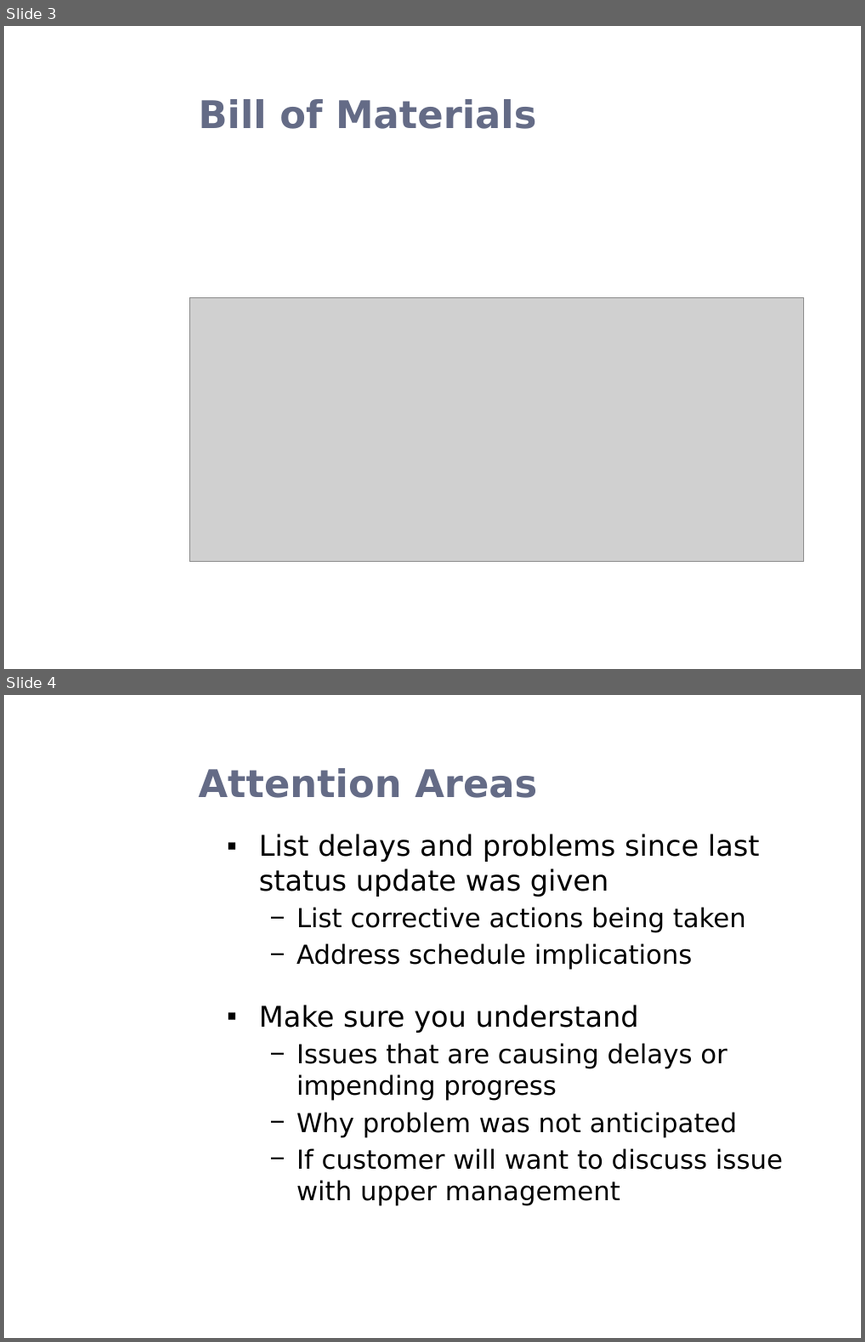
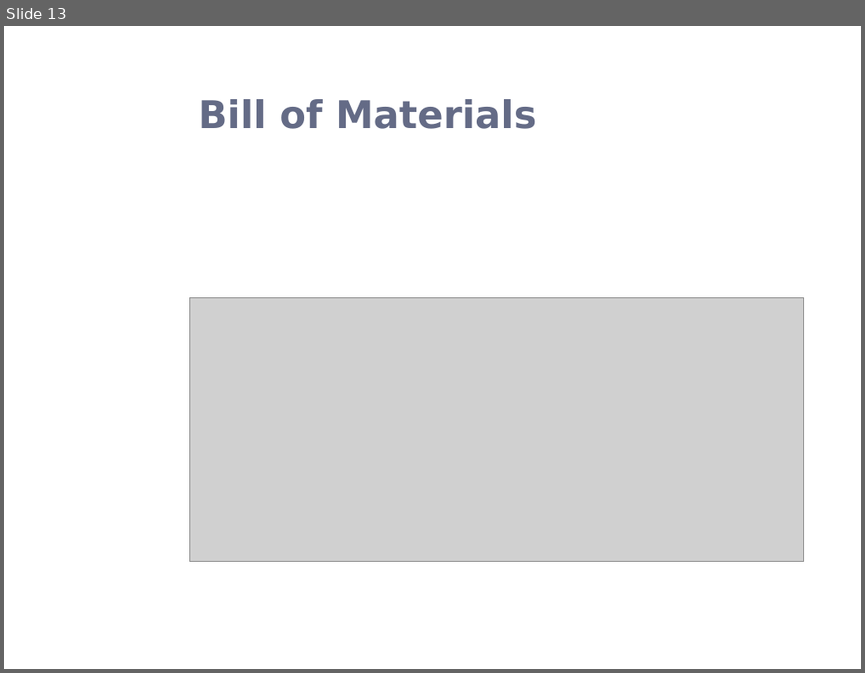
Before and after one commit to esayers/capstone-schwarz, a slide deck: Documentation/Project Update.pptx. Shown one above the other, each under a label of ours: slides 3 and 4 before the commit, slide 13 after it. The pictures are 865x1342 and 865x673 pixels, drawn with LibreOffice and Linux fonts; fonts in the diff are those of the drawing; grey boxes stand for pictures; background and template pictures are left out. Boxes give left, top, right and bottom in pixels: in the first picture for what was removed or moved away, otherwise in the second. Text is boxed around its words. In the diff, an @@ line names an element or a change of style, - is before the commit and + after.

```diff
--- a/Documentation/Project Update.pptx
+++ b/Documentation/Project Update.pptx
@@ slide 4 removed at <box>4,695,861,1338</box>, background picture (left out) @@
@@ title removed at <box>199,768,537,798</box> @@
-Attention Areas
@@ text removed at <box>259,834,783,1206</box> @@
-▪ List delays and problems since last status update was given
-  − List corrective actions being taken
-  − Address schedule implications
-▪ Make sure you understand
-  − Issues that are causing delays or impending progress
-  − Why problem was not anticipated
-  − If customer will want to discuss issue with upper management
@@ what was slide 3 is now slide 13 @@
```
Also in this commit, not shown: 2 slides changed, 8 slides added, 4 other slides removed, 2 other files.
